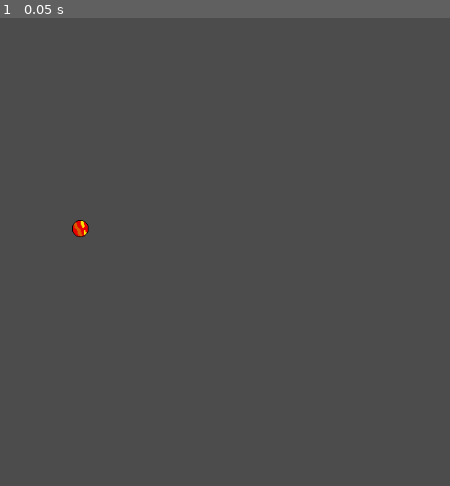
Above: before the commit, frame 1.
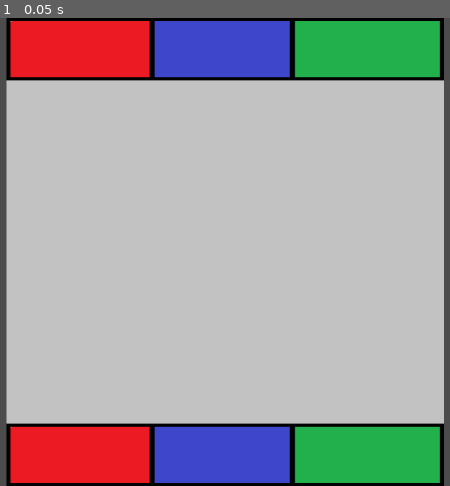
Above: after the commit, the same moment.

Repository: Elldaman/RPS
Game: Godot game, scene res://MainScene.tscn
The game is run twice, just before and just after one commit, with the same random seed, the same clock (stepped at 60 frames per second) and the same inputs.
Inputs:
- Up to frame 1 (0.05 s): no input

The runs differ from the first frame. In frame 1, 97% of the frame differs, in the area x 1-99%, y 0-100%.

Commit message:
Adding Game board zones

Diff:
--- /dev/null
+++ b/GameBoard.tscn
@@ -0,0 +1,3 @@
+[gd_scene format=2]
+
+[node name="GameBoard" type="Node2D"]
--- a/MainScene.tscn
+++ b/MainScene.tscn
@@ -1,8 +1,79 @@
-[gd_scene load_steps=2 format=2]
+[gd_scene load_steps=7 format=2]
 
 [ext_resource path="res://Fireball.tscn" type="PackedScene" id=1]
+[ext_resource path="res://Sprites/GridCellEmpty.png" type="Texture" id=2]
+[ext_resource path="res://Sprites/BaseDock.png" type="Texture" id=3]
+
+[sub_resource type="RectangleShape2D" id=1]
+extents = Vector2( 72.9736, 40 )
+
+[sub_resource type="RectangleShape2D" id=2]
+extents = Vector2( 70.7143, 40 )
+
+[sub_resource type="RectangleShape2D" id=3]
+extents = Vector2( 75.6039, 39.75 )
 
 [node name="MainScene" type="Node2D"]
 
 [node name="Fireball" parent="." instance=ExtResource( 1 )]
 position = Vector2( 335, 270 )
+
+[node name="Arena" type="TextureRect" parent="."]
+margin_left = 240.0
+margin_top = 80.0
+margin_right = 800.0
+margin_bottom = 520.0
+texture = ExtResource( 2 )
+expand = true
+stretch_mode = 2
+__meta__ = {
+"_edit_use_anchors_": false
+}
+
+[node name="DockZone" type="Sprite" parent="."]
+position = Vector2( 520, 40 )
+scale = Vector2( 1.27273, 1 )
+texture = ExtResource( 3 )
+
+[node name="FireZone" type="Area2D" parent="DockZone"]
+position = Vector2( -220, -40 )
+
+[node name="FireCollisionArea" type="CollisionShape2D" parent="DockZone/FireZone"]
+position = Vector2( 73, 40 )
+shape = SubResource( 1 )
+
+[node name="WaterZone" type="Area2D" parent="DockZone"]
+
+[node name="WaterCollisionArea" type="CollisionShape2D" parent="DockZone/WaterZone"]
+position = Vector2( -3, 0.25 )
+shape = SubResource( 2 )
+
+[node name="GrassZone" type="Area2D" parent="DockZone"]
+
+[node name="GrassCollisionArea" type="CollisionShape2D" parent="DockZone/GrassZone"]
+position = Vector2( 143.589, -0.25 )
+shape = SubResource( 3 )
+
+[node name="DockZone2" type="Sprite" parent="."]
+position = Vector2( 520, 560 )
+scale = Vector2( 1.27273, 1 )
+texture = ExtResource( 3 )
+
+[node name="FireZone" type="Area2D" parent="DockZone2"]
+position = Vector2( -220, -40 )
+
+[node name="FireCollisionArea" type="CollisionShape2D" parent="DockZone2/FireZone"]
+position = Vector2( 73, 40 )
+shape = SubResource( 1 )
+
+[node name="WaterZone" type="Area2D" parent="DockZone2"]
+
+[node name="WaterCollisionArea" type="CollisionShape2D" parent="DockZone2/WaterZone"]
+position = Vector2( -3, 0.25 )
+shape = SubResource( 2 )
+
+[node name="GrassZone" type="Area2D" parent="DockZone2"]
+
+[node name="GrassCollisionArea" type="CollisionShape2D" parent="DockZone2/GrassZone"]
+position = Vector2( 143.589, -0.25 )
+shape = SubResource( 3 )
--- a/project.godot
+++ b/project.godot
@@ -26,6 +26,16 @@
 "events": [ Object(InputEventKey,"resource_local_to_scene":false,"resource_name":"","device":0,"alt":false,"shift":false,"control":false,"meta":false,"command":false,"pressed":false,"scancode":16777233,"unicode":0,"echo":false,"script":null)
  ]
 }
+jump={
+"deadzone": 0.5,
+"events": [ Object(InputEventKey,"resource_local_to_scene":false,"resource_name":"","device":0,"alt":false,"shift":false,"control":false,"meta":false,"command":false,"pressed":false,"scancode":16777232,"unicode":0,"echo":false,"script":null)
+ ]
+}
+SpawnOrb={
+"deadzone": 0.5,
+"events": [ Object(InputEventMouseButton,"resource_local_to_scene":false,"resource_name":"","device":0,"alt":false,"shift":false,"control":false,"meta":false,"command":false,"button_mask":0,"position":Vector2( 0, 0 ),"global_position":Vector2( 0, 0 ),"factor":1.0,"button_index":1,"pressed":false,"doubleclick":false,"script":null)
+ ]
+}
 
 [physics]
 
Binary file added: Sprites/BaseDock.png
Not shown, added: Sprites/BaseDock.png.import
Binary file added: Sprites/GridCellBlue.png
Not shown, added: Sprites/GridCellBlue.png.import
Binary file added: Sprites/GridCellEmpty.png
Not shown, added: Sprites/GridCellEmpty.png.import
Not shown, added: Sprites/GridCellRed.png.import
